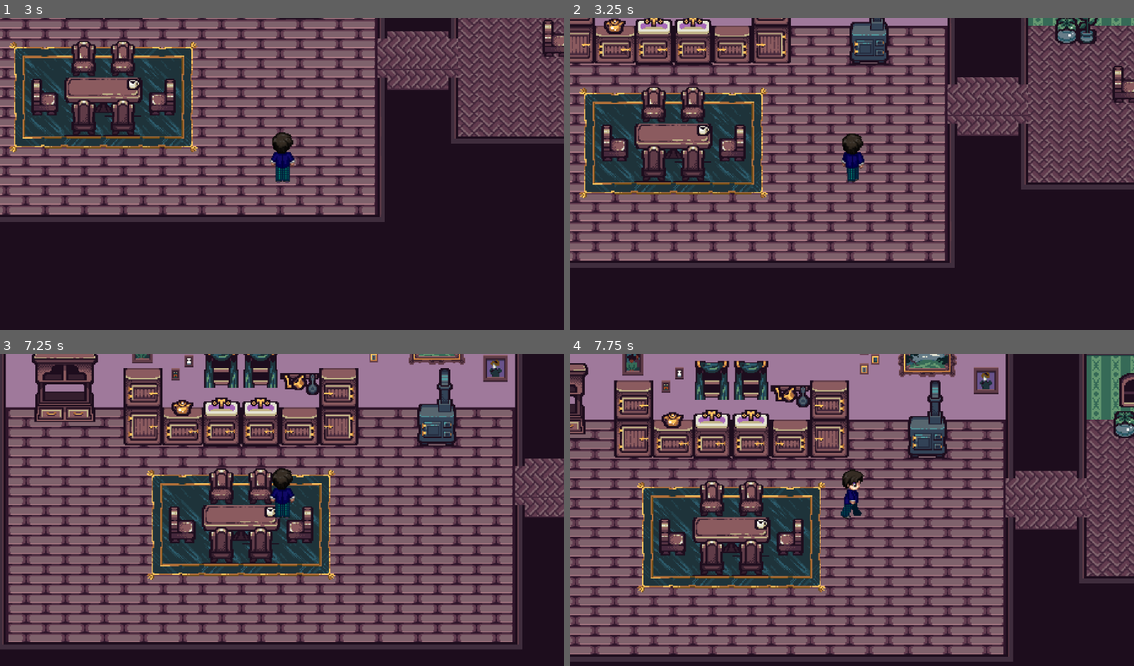
Above: before the commit, frames 1-4 (two rows, left to right).
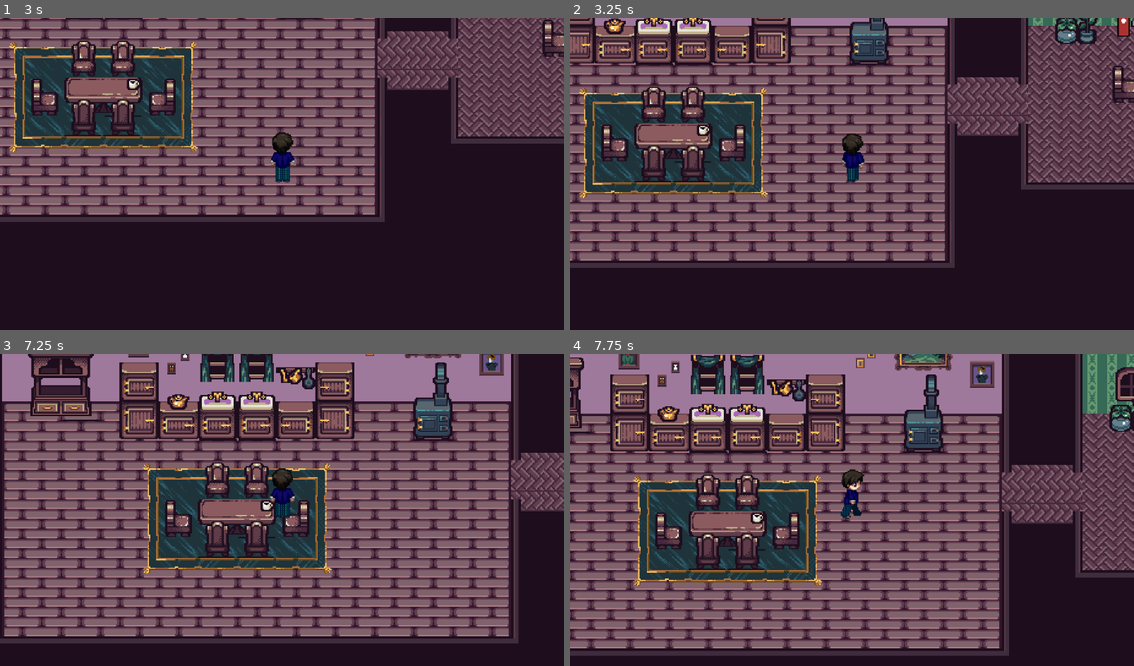
Above: after the commit, the same moments.

Repository: EvanNavel/HauntedSpouse
Game: Godot game, scene res://scenes/House/testing/test_first_floor.tscn
The game is run twice, just before and just after one commit, with the same random seed, the same clock (stepped at 60 frames per second) and the same inputs. This scene is started directly instead of the project's main scene.
Inputs (mouse positions are in pixels of both pictures, inside the frame that each line leads up to):
- Up to frame 1 (3 s): tap Enter at 0.5 s; move the mouse to (406, 161) at 0.52 s; hold D (walk_right) 0.53-1.28 s; click (406, 161) at 0.67 s; move the mouse to (169, 192) at 1.27 s; hold S (walk_down) 1.28-2.03 s; click (169, 192) at 1.42 s; move the mouse to (338, 105) at 2.02 s; hold D (walk_right) 2.03-2.78 s; click (338, 105) at 2.17 s; move the mouse to (253, 239) at 2.77 s; hold W (walk_up) from 2.78 s (still down); click (253, 239) at 2.92 s
- Up to frame 2 (3.25 s): keep holding W (walk_up)
- Up to frame 3 (7.25 s): move the mouse to (451, 559) at 3.52 s; release W (walk_up) at 3.53 s; hold A (walk_left) 3.53-5.03 s; click (451, 559) at 3.67 s; move the mouse to (112, 466) at 4.27 s; click (112, 466) at 4.42 s; move the mouse to (310, 513) at 5.02 s; hold S (walk_down) 5.03-5.78 s; click (310, 513) at 5.17 s; move the mouse to (197, 432) at 5.77 s; hold D (walk_right) 5.78-6.53 s; click (197, 432) at 5.92 s; move the mouse to (406, 497) at 6.52 s; hold W (walk_up) from 6.53 s (still down); click (406, 497) at 6.67 s
- Up to frame 4 (7.75 s): move the mouse to (739, 528) at 7.27 s; release W (walk_up) at 7.28 s; hold D (walk_right) from 7.28 s (still down); click (739, 528) at 7.42 s

Frame 1 is identical in both runs. In frame 2, 0.1% of the frame differs, in the area x 96-100%, y 0-7%; in frame 3, 62%, in the area x 0-100%, y 0-95%; in frame 4, 59%.

Commit message:
Added first minigame, needs cleanup Added collectible fire_extinguisher, need inventory manager

Diff:
--- a/hauntedspouse/scenes/House/dining_room.tscn
+++ b/hauntedspouse/scenes/House/dining_room.tscn
@@ -1,6 +1,7 @@
-[gd_scene load_steps=2 format=4 uid="uid://b5wvg146b3ihn"]
+[gd_scene load_steps=3 format=4 uid="uid://b5wvg146b3ihn"]
 
 [ext_resource type="TileSet" uid="uid://c832btw0vg02f" path="res://scenes/House/house_tile_set.tres" id="1_t2gog"]
+[ext_resource type="PackedScene" uid="uid://cuhh3dw713ck2" path="res://scenes/objects/fire_extinguisher.tscn" id="2_q6eb3"]
 
 [node name="DiningRoom" type="Node2D"]
 
@@ -29,3 +30,6 @@
 
 [node name="Doors" type="TileMapLayer" parent="."]
 tile_set = ExtResource("1_t2gog")
+
+[node name="FireExtinguisher" parent="." instance=ExtResource("2_q6eb3")]
+position = Vector2(78, -7)
--- a/hauntedspouse/scenes/House/house_tile_set.tres
+++ b/hauntedspouse/scenes/House/house_tile_set.tres
@@ -575,9 +575,13 @@
 9:10/0 = 0
 15:10/0 = 0
 16:10/0 = 0
+16:10/0/physics_layer_0/polygon_0/points = PackedVector2Array(8, 8, -8, 8, -8, -8, 8, -8)
 17:10/0 = 0
+17:10/0/physics_layer_0/polygon_0/points = PackedVector2Array(8, 8, -8, 8, -8, -8, 8, -8)
 18:10/0 = 0
+18:10/0/physics_layer_0/polygon_0/points = PackedVector2Array(8, 8, -8, 8, -8, -8, 8, -8)
 19:10/0 = 0
+19:10/0/physics_layer_0/polygon_0/points = PackedVector2Array(8, 8, -8, 8, -8, -8, 8, -8)
 20:10/0 = 0
 21:10/0 = 0
 22:10/0 = 0
@@ -621,15 +625,21 @@
 12:12/0 = 0
 13:12/0 = 0
 14:12/0 = 0
+14:12/0/physics_layer_0/polygon_0/points = PackedVector2Array(-8, 6, 5.875, 6.125, 5.625, -8, -8, -8)
 15:12/0 = 0
+15:12/0/physics_layer_0/polygon_0/points = PackedVector2Array(-8, 6, 5.875, 6.125, 5.625, -8, -8, -8)
 16:12/0 = 0
 17:12/0 = 0
 18:12/0 = 0
 19:12/0 = 0
 20:12/0 = 0
+20:12/0/physics_layer_0/polygon_0/points = PackedVector2Array(8, 8, 2.75, 8, 2.625, 0.625, 3.75, -2.375, 6, -4.875, 8, -4.75)
 21:12/0 = 0
+21:12/0/physics_layer_0/polygon_0/points = PackedVector2Array(-8, 8, 8, 8, 8, -8, -6.125, -6.75, -8, -4.5)
 22:12/0 = 0
+22:12/0/physics_layer_0/polygon_0/points = PackedVector2Array(-8, 8, 8, 8, 8, -8, -6.125, -6.75, -8, -4.5)
 23:12/0 = 0
+23:12/0/physics_layer_0/polygon_0/points = PackedVector2Array(-1.875, 8, -8, 8, -8, -5, -2.625, -1.375)
 24:12/0 = 0
 25:12/0 = 0
 2:13/0 = 0
@@ -649,17 +659,25 @@
 10:13/0 = 0
 11:13/0 = 0
 12:13/0 = 0
+12:13/0/physics_layer_0/polygon_0/points = PackedVector2Array(-8, -8, 8, -8, 8, 5.875, -8, 5.625, -8, 3.5)
 13:13/0 = 0
+13:13/0/physics_layer_0/polygon_0/points = PackedVector2Array(-8, -8, 8, -8, 8, 5.875, -8, 5.625, -8, 3.5)
 14:13/0 = 0
+14:13/0/physics_layer_0/polygon_0/points = PackedVector2Array(8, 6, -5.875, 6.125, -5.625, -8, 8, -8)
 15:13/0 = 0
+15:13/0/physics_layer_0/polygon_0/points = PackedVector2Array(-8, 6, 5.875, 6.125, 5.625, -8, -8, -8)
 16:13/0 = 0
 17:13/0 = 0
 18:13/0 = 0
 19:13/0 = 0
 20:13/0 = 0
+20:13/0/physics_layer_0/polygon_0/points = PackedVector2Array(3.375, -2, 8, -1.25, 8, -8, 3.625, -8)
 21:13/0 = 0
+21:13/0/physics_layer_0/polygon_0/points = PackedVector2Array(8, 5.875, 0.75, 5.75, 0.25, 2.875, -3.375, 0.875, -8, 0.5, -8, -8, 8, -8)
 22:13/0 = 0
+22:13/0/physics_layer_0/polygon_0/points = PackedVector2Array(-8, 5.875, -0.75, 5.75, -0.25, 2.875, 3.375, 0.875, 8, 0.5, 8, -8, -8, -8)
 23:13/0 = 0
+23:13/0/physics_layer_0/polygon_0/points = PackedVector2Array(-3.375, -2, -8, -1.25, -8, -8, -3.625, -8)
 24:13/0 = 0
 25:13/0 = 0
 2:14/0 = 0
@@ -673,15 +691,21 @@
 6:14/0 = 0
 7:14/0 = 0
 10:14/0 = 0
+10:14/0/physics_layer_0/polygon_0/points = PackedVector2Array(-3.5, 2.125, -3.75, 8, 8, 8, 8, 8, 8, -8, -1, -8, -0.75, -0.25, -1.625, -0.375)
 11:14/0 = 0
+11:14/0/physics_layer_0/polygon_0/points = PackedVector2Array(3.5, 2.125, 3.75, 8, -8, 8, -8, 8, -8, -8, 1, -8, 0.75, -0.25, 1.625, -0.375)
 12:14/0 = 0
+12:14/0/physics_layer_0/polygon_0/points = PackedVector2Array(-8, -8, 8, -8, 8, 5.875, -8, 5.625, -8, 3.5)
 13:14/0 = 0
+13:14/0/physics_layer_0/polygon_0/points = PackedVector2Array(8, -8, 8, 8, -8, 8, -8, -8)
 14:14/0 = 0
 15:14/0 = 0
 16:14/0 = 0
 17:14/0 = 0
 18:14/0 = 0
+18:14/0/physics_layer_0/polygon_0/points = PackedVector2Array(8, -8, 8, 8, -8, 8, -8, -8)
 19:14/0 = 0
+19:14/0/physics_layer_0/polygon_0/points = PackedVector2Array(-8, -8, 8, -8, 8, 5.875, -8, 5.625, -8, 3.5)
 20:14/0 = 0
 21:14/0 = 0
 22:14/0 = 0
@@ -701,21 +725,33 @@
 8:15/0 = 0
 8:15/0/physics_layer_0/polygon_0/points = PackedVector2Array(1.75, -3.75, -0.625, -5.75, -3.25, -6, -5.75, -6.125, -8, -6.125, -8, 8, 3, 8, 2.75, -0.5)
 10:15/0 = 0
+10:15/0/physics_layer_0/polygon_0/points = PackedVector2Array(-3, -8, 8, -8, 8, 3.75, -2.875, 3.875)
 11:15/0 = 0
+11:15/0/physics_layer_0/polygon_0/points = PackedVector2Array(-8, -8, 3.5, -8, 3.375, 3.5, -8, 3.5)
 12:15/0 = 0
+12:15/0/physics_layer_0/polygon_0/points = PackedVector2Array(-8, -8, 8, -8, 8, 5.875, -8, 5.625, -8, 3.5)
 13:15/0 = 0
+13:15/0/physics_layer_0/polygon_0/points = PackedVector2Array(-8, -8, 8, -8, 8, 5.875, -8, 5.625, -8, 3.5)
 14:15/0 = 0
+14:15/0/physics_layer_0/polygon_0/points = PackedVector2Array(-8, -8, 8, -8, 8, 5.875, -8, 5.625, -8, 3.5)
 15:15/0 = 0
+15:15/0/physics_layer_0/polygon_0/points = PackedVector2Array(-8, -8, 8, -8, 8, 5.875, -8, 5.625, -8, 3.5)
 16:15/0 = 0
+16:15/0/physics_layer_0/polygon_0/points = PackedVector2Array(-8, -8, 8, -8, 8, 5.875, -8, 5.625, -8, 3.5)
 17:15/0 = 0
+17:15/0/physics_layer_0/polygon_0/points = PackedVector2Array(-8, -8, 8, -8, 8, 5.875, -8, 5.625, -8, 3.5)
 18:15/0 = 0
+18:15/0/physics_layer_0/polygon_0/points = PackedVector2Array(-8, -8, 8, -8, 8, 5.875, -8, 5.625, -8, 3.5)
 19:15/0 = 0
+19:15/0/physics_layer_0/polygon_0/points = PackedVector2Array(-8, -8, 8, -8, 8, 5.875, -8, 5.625, -8, 3.5)
 20:15/0 = 0
 21:15/0 = 0
 22:15/0 = 0
 23:15/0 = 0
 24:15/0 = 0
+24:15/0/physics_layer_0/polygon_0/points = PackedVector2Array(-0.875, 5.75, 1.25, 6.375, 8, 6.625, 8, 3, 8, -1.875, 5.125, -2, 1.875, -1.5, -1.375, 0.875)
 25:15/0 = 0
+25:15/0/physics_layer_0/polygon_0/points = PackedVector2Array(-8, -2.25, -3, -2.125, -0.25, 0, -0.375, 5.375, -3.625, 6.5, -8, 6.375)
 2:16/0 = 0
 2:16/0/physics_layer_0/polygon_0/points = PackedVector2Array(-8, -8, -8, -5, -5.875, -1.75, -5, 2.375, -5.25, 6.125, -0.75, 6.25, 8, 6, 8, -8)
 3:16/0 = 0
@@ -783,9 +819,13 @@
 12:20/0 = 0
 13:20/0 = 0
 16:20/0 = 0
+16:20/0/physics_layer_0/polygon_0/points = PackedVector2Array(-4.625, -8, -4.625, 8, 8, 8, 8, -8)
 17:20/0 = 0
+17:20/0/physics_layer_0/polygon_0/points = PackedVector2Array(-8, -8, -8, 8, 8, 8, 8, -8)
 18:20/0 = 0
+18:20/0/physics_layer_0/polygon_0/points = PackedVector2Array(-8, -8, -8, 8, 8, 8, 8, -8)
 19:20/0 = 0
+19:20/0/physics_layer_0/polygon_0/points = PackedVector2Array(4.625, -8, 4.625, 8, -8, 8, -8, -8)
 20:20/0 = 0
 21:20/0 = 0
 22:20/0 = 0
@@ -805,9 +845,13 @@
 12:21/0 = 0
 13:21/0 = 0
 16:21/0 = 0
+16:21/0/physics_layer_0/polygon_0/points = PackedVector2Array(8, -8, -4.875, -8, -4.875, 5.875, 8, 5.625, 8, 3.5)
 17:21/0 = 0
+17:21/0/physics_layer_0/polygon_0/points = PackedVector2Array(-8, -8, 8, -8, 8, 5.875, -8, 5.625, -8, 3.5)
 18:21/0 = 0
+18:21/0/physics_layer_0/polygon_0/points = PackedVector2Array(-8, -8, 8, -8, 8, 5.875, -8, 5.625, -8, 3.5)
 19:21/0 = 0
+19:21/0/physics_layer_0/polygon_0/points = PackedVector2Array(-8, -8, 4.875, -8, 4.875, 5.875, -8, 5.625, -8, 3.5)
 20:21/0 = 0
 21:21/0 = 0
 22:21/0 = 0
@@ -867,6 +911,7 @@
 12:24/0 = 0
 13:24/0 = 0
 14:24/0 = 0
+14:24/0/physics_layer_0/polygon_0/points = PackedVector2Array(-3.375, 8, 4.875, 8, 5.875, -0.375, 3.625, -8, -3.125, -8)
 15:24/0 = 0
 18:24/0 = 0
 19:24/0 = 0
@@ -879,7 +924,9 @@
 23:24/0 = 0
 23:24/0/physics_layer_0/polygon_0/points = PackedVector2Array(-8, -8, -8, 8, 8, 8, 8, -8)
 24:24/0 = 0
+24:24/0/physics_layer_0/polygon_0/points = PackedVector2Array(8, -3.25, 8, 8, -2.375, 8, -2.375, -2.875)
 25:24/0 = 0
+25:24/0/physics_layer_0/polygon_0/points = PackedVector2Array(-4.375, 8, -0.75, 8, 3.875, 8, 4, 2.875, 4, -1.75, -1.125, -1.625, -8, -1.625, -8, 8)
 2:25/0 = 0
 3:25/0 = 0
 4:25/0 = 0
@@ -889,7 +936,9 @@
 12:25/0 = 0
 13:25/0 = 0
 14:25/0 = 0
+14:25/0/physics_layer_0/polygon_0/points = PackedVector2Array(-3.375, 8, 4.25, 8, 4, 2.875, 8, 2.625, 3.875, -0.25, 3.625, -8, -3.125, -8)
 15:25/0 = 0
+15:25/0/physics_layer_0/polygon_0/points = PackedVector2Array(-4.5, 3, -2.625, 6.75, 3.375, 6.75, 4, 2.875, 3.875, -0.25, -0.625, 1.5, -8, -1.75, -8, 2.625)
 18:25/0 = 0
 19:25/0 = 0
 20:25/0 = 0
@@ -901,7 +950,9 @@
 23:25/0 = 0
 23:25/0/physics_layer_0/polygon_0/points = PackedVector2Array(-8, -8, -8, 8, 8, 8, 8, -8)
 24:25/0 = 0
+24:25/0/physics_layer_0/polygon_0/points = PackedVector2Array(-4.625, -8, -4.625, 6.5, 8, 5, 8, -8)
 25:25/0 = 0
+25:25/0/physics_layer_0/polygon_0/points = PackedVector2Array(-4.5, 4.25, 0.25, 4.125, 4, 6.125, 4, 2.875, 3.25, -8, -0.5, -8, -8, -8, -8, 4.375)
 2:26/0 = 0
 3:26/0 = 0
 4:26/0 = 0
@@ -951,6 +1002,7 @@
 16:24/0 = 0
 18:16/size_in_atlas = Vector2i(2, 2)
 18:16/0 = 0
+18:16/0/physics_layer_0/polygon_0/points = PackedVector2Array(-12.75, 0.75, -12.625, 12.5, 12.375, 12.375, 12.875, 0.75)
 22:4/0 = 0
 23:4/0 = 0
 23:5/0 = 0
@@ -962,19 +1014,27 @@
 20:16/0 = 0
 20:17/0 = 0
 20:18/0 = 0
+20:18/0/physics_layer_0/polygon_0/points = PackedVector2Array(8, -8, 8, 8, -3, 8, -2.875, -8)
 20:19/0 = 0
+20:19/0/physics_layer_0/polygon_0/points = PackedVector2Array(8, -8, 8, 5.5, 3.125, 0.5, -6.75, 0, -6.875, -3.75, -2.625, -8)
 21:16/0 = 0
 21:17/0 = 0
 21:18/0 = 0
+21:18/0/physics_layer_0/polygon_0/points = PackedVector2Array(-8, -8, -8, 8, 8, 8, 8, -8)
 21:19/0 = 0
+21:19/0/physics_layer_0/polygon_0/points = PackedVector2Array(-8, -6.5, -8, 5.5, 8, 5.625, 8, -6.25)
 22:16/0 = 0
 22:17/0 = 0
 22:18/0 = 0
+22:18/0/physics_layer_0/polygon_0/points = PackedVector2Array(-8, -8, -8, 8, 8, 8, 8, -8)
 22:19/0 = 0
+22:19/0/physics_layer_0/polygon_0/points = PackedVector2Array(-8, -6.5, -8, 5.5, 8, 5.625, 8, -6.25)
 23:16/0 = 0
 23:17/0 = 0
 23:18/0 = 0
+23:18/0/physics_layer_0/polygon_0/points = PackedVector2Array(8, -8, 8, 8, -3, 8, -2.875, -8)
 23:19/0 = 0
+23:19/0/physics_layer_0/polygon_0/points = PackedVector2Array(-8, -8, -8, 5.5, -3.125, 0.5, 6.75, 0, 6.875, -3.75, 2.625, -8)
 
 [resource]
 physics_layer_0/collision_layer = 1
--- /dev/null
+++ b/hauntedspouse/scenes/House/kitchen.gd
@@ -0,0 +1,32 @@
+extends Node2D
+
+@onready var sink_area: Area2D = $SinkArea
+@onready var clean_dishes: Window = %CleanDishes
+
+var dishes_clean: bool = false
+var tasks_done: int = 0
+var tasks_total: int = 1
+var sink_being_freed: bool = false
+# Called when the node enters the scene tree for the first time.
+func _ready() -> void:
+	clean_dishes.visible = false
+
+
+# Called every frame. 'delta' is the elapsed time since the previous frame.
+func _process(delta: float) -> void:
+	if not sink_being_freed:
+		if clean_dishes not in get_children():
+			sink_being_freed = true
+			sink_area.queue_free()
+			tasks_done += 1
+			print("Tasks Done: " + str(tasks_done))
+
+
+func _on_sink_area_body_entered(body: CharacterBody2D) -> void:
+	if not dishes_clean:
+		clean_dishes.visible = true
+
+func _on_sink_area_body_exited(body: Node2D) -> void:
+	if sink_being_freed:
+		return
+	clean_dishes.visible = false
--- a/hauntedspouse/scenes/House/kitchen.tscn
+++ b/hauntedspouse/scenes/House/kitchen.tscn
@@ -1,8 +1,14 @@
-[gd_scene load_steps=2 format=4 uid="uid://bxj06uu3pxl4g"]
+[gd_scene load_steps=5 format=4 uid="uid://bxj06uu3pxl4g"]
 
 [ext_resource type="TileSet" uid="uid://c832btw0vg02f" path="res://scenes/House/house_tile_set.tres" id="1_6rwmx"]
+[ext_resource type="Script" path="res://scenes/House/kitchen.gd" id="1_ojve4"]
+[ext_resource type="PackedScene" uid="uid://c8nfypojvlh3e" path="res://scenes/minigames/clean_dishes.tscn" id="2_r2acj"]
+
+[sub_resource type="RectangleShape2D" id="RectangleShape2D_pnoyt"]
+size = Vector2(64, 66)
 
 [node name="Kitchen" type="Node2D"]
+script = ExtResource("1_ojve4")
 
 [node name="Floor" type="TileMapLayer" parent="."]
 tile_map_data = PackedByteArray("AAAAAAAAAAAAAAIAAAABAAAAAAABAAIAAAACAAAAAAACAAIAAAADAAAAAAADAAIAAAAEAAAAAAAEAAIAAAAFAA …(4912 unchanged characters)…
@@ -30,3 +36,16 @@
 
 [node name="Doors" type="TileMapLayer" parent="."]
 tile_set = ExtResource("1_6rwmx")
+
+[node name="CleanDishes" parent="." instance=ExtResource("2_r2acj")]
+unique_name_in_owner = true
+
+[node name="SinkArea" type="Area2D" parent="."]
+collision_layer = 2
+
+[node name="CollisionShape2D" type="CollisionShape2D" parent="SinkArea"]
+position = Vector2(193, 23)
+shape = SubResource("RectangleShape2D_pnoyt")
+
+[connection signal="body_entered" from="SinkArea" to="." method="_on_sink_area_body_entered"]
+[connection signal="body_exited" from="SinkArea" to="." method="_on_sink_area_body_exited"]
--- /dev/null
+++ b/hauntedspouse/scenes/components/collectible_component.gd
@@ -0,0 +1,11 @@
+class_name CollectibleComponent
+extends Area2D
+
+@export var collectible_name: String
+
+
+
+func _on_body_entered(body: Node2D) -> void:
+	if body is Player:
+		print("collected: " + collectible_name)
+		get_parent().queue_free()
--- /dev/null
+++ b/hauntedspouse/scenes/components/collectible_component.tscn
@@ -0,0 +1,8 @@
+[gd_scene load_steps=2 format=3 uid="uid://ysotjh8vegfv"]
+
+[ext_resource type="Script" path="res://scenes/components/collectible_component.gd" id="1_fsfjy"]
+
+[node name="CollectibleComponent" type="Area2D"]
+script = ExtResource("1_fsfjy")
+
+[connection signal="body_entered" from="." to="." method="_on_body_entered"]
--- /dev/null
+++ b/hauntedspouse/scenes/minigames/clean_dishes.gd
@@ -0,0 +1,21 @@
+extends Window
+
+@onready var margin_container: MarginContainer = $MarginContainer
+
+var sprite_count: int = 0
+# Called when the node enters the scene tree for the first time.
+func _ready() -> void:
+	pass
+
+# Called every frame. 'delta' is the elapsed time since the previous frame.
+func _process(delta: float) -> void:
+	sprite_count = get_sprite_count()
+	if sprite_count == 0:
+		queue_free()
+
+func get_sprite_count() -> int:
+	var num_sprites: int = 0
+	for child in margin_container.get_children():
+		if child is Sprite2D:
+			num_sprites += 1
+	return num_sprites
--- /dev/null
+++ b/hauntedspouse/scenes/minigames/clean_dishes.tscn
@@ -0,0 +1,42 @@
+[gd_scene load_steps=5 format=3 uid="uid://c8nfypojvlh3e"]
+
+[ext_resource type="Texture2D" uid="uid://kxeekynmt88i" path="res://assets/acursedpixel_interioroddities_assetpack_v2/acursedpixel_interioroddities_objects.png" id="1_0n6py"]
+[ext_resource type="Script" path="res://scenes/minigames/clean_dishes.gd" id="1_6ip3b"]
+[ext_resource type="PackedScene" uid="uid://gpalqn764q6c" path="res://scenes/minigames/plate.tscn" id="3_sahu2"]
+
+[sub_resource type="AtlasTexture" id="AtlasTexture_e3xdu"]
+atlas = ExtResource("1_0n6py")
+region = Rect2(192, 184, 32, 24)
+
+[node name="CleanDishes" type="Window"]
+handle_input_locally = false
+canvas_item_default_texture_filter = 0
+physics_object_picking = true
+gui_embed_subwindows = true
+initial_position = 1
+size = Vector2i(500, 300)
+script = ExtResource("1_6ip3b")
+
+[node name="MarginContainer" type="MarginContainer" parent="."]
+custom_minimum_size = Vector2(500, 300)
+offset_right = 40.0
+offset_bottom = 40.0
+
+[node name="ColorRect" type="ColorRect" parent="MarginContainer"]
+layout_mode = 2
+color = Color(0.113725, 0.0509804, 0.113725, 1)
+
+[node name="TextureRect" type="TextureRect" parent="MarginContainer"]
+custom_minimum_size = Vector2(300, 200)
+layout_mode = 2
+size_flags_horizontal = 4
+size_flags_vertical = 8
+texture = SubResource("AtlasTexture_e3xdu")
+
+[node name="Plate" parent="MarginContainer" instance=ExtResource("3_sahu2")]
+
+[node name="Plate2" parent="MarginContainer" instance=ExtResource("3_sahu2")]
+position = Vector2(277, 200)
+
+[node name="Plate3" parent="MarginContainer" instance=ExtResource("3_sahu2")]
+position = Vector2(377, 77)
--- /dev/null
+++ b/hauntedspouse/scenes/minigames/plate.tscn
@@ -0,0 +1,28 @@
+[gd_scene load_steps=5 format=3 uid="uid://gpalqn764q6c"]
+
+[ext_resource type="Texture2D" uid="uid://cf0fmqyjgbeix" path="res://assets/test_plate.png" id="1_hp7c1"]
+[ext_resource type="Script" path="res://scenes/minigames/plate_area.gd" id="2_naxs6"]
+
+[sub_resource type="AtlasTexture" id="AtlasTexture_4qrl2"]
+atlas = ExtResource("1_hp7c1")
+
+[sub_resource type="CircleShape2D" id="CircleShape2D_86son"]
+radius = 65.123
+
+[node name="Plate" type="Sprite2D"]
+position = Vector2(77, 73)
+texture = SubResource("AtlasTexture_4qrl2")
+
+[node name="Plate_area" type="Area2D" parent="."]
+collision_layer = 4
+collision_mask = 4
+script = ExtResource("2_naxs6")
+
+[node name="CollisionShape2D" type="CollisionShape2D" parent="Plate_area"]
+shape = SubResource("CircleShape2D_86son")
+
+[node name="cooldown" type="Timer" parent="."]
+one_shot = true
+
+[connection signal="mouse_entered" from="Plate_area" to="Plate_area" method="_on_mouse_entered"]
+[connection signal="mouse_exited" from="Plate_area" to="Plate_area" method="_on_mouse_exited"]
--- /dev/null
+++ b/hauntedspouse/scenes/minigames/plate_area.gd
@@ -0,0 +1,30 @@
+extends Area2D
+
+var mouse_in_area: bool = false
+var mouse_moving: bool = false
+var count = 0
+@onready var collision_shape_2d: CollisionShape2D = $CollisionShape2D
+@onready var cooldown: Timer = $"../cooldown"
+@onready var plate: Sprite2D = $".."
+
+func _process(delta: float) -> void:
+	if count == 3:
+		plate.queue_free()
+
+	if mouse_in_area and Input.is_mouse_button_pressed(MOUSE_BUTTON_LEFT) and cooldown.is_stopped():
+		if mouse_moving:
+			count += 1
+			print(count)
+			cooldown.start()
+
+func _on_mouse_entered() -> void:
+	mouse_in_area = true
+	print("mouse entered")
+
+func _on_mouse_exited() -> void:
+	mouse_in_area = false
+	mouse_moving = false
+
+func _input(event):
+	if event is InputEventMouseMotion:
+		mouse_moving = true
--- /dev/null
+++ b/hauntedspouse/scenes/objects/fire_extinguisher.tscn
@@ -0,0 +1,17 @@
+[gd_scene load_steps=4 format=3 uid="uid://cuhh3dw713ck2"]
+
+[ext_resource type="Texture2D" uid="uid://djchyerkjv00" path="res://assets/test_fire_extinguisher.png" id="1_g7l4y"]
+[ext_resource type="PackedScene" uid="uid://ysotjh8vegfv" path="res://scenes/components/collectible_component.tscn" id="2_1wrqr"]
+
+[sub_resource type="CircleShape2D" id="CircleShape2D_sham0"]
+radius = 12.0
+
+[node name="FireExtinguisher" type="Sprite2D"]
+texture = ExtResource("1_g7l4y")
+
+[node name="CollectibleComponent" parent="." instance=ExtResource("2_1wrqr")]
+collectible_name = "FireExtinguisher"
+
+[node name="CollisionShape2D" type="CollisionShape2D" parent="CollectibleComponent"]
+position = Vector2(0, 6)
+shape = SubResource("CircleShape2D_sham0")
--- a/hauntedspouse/scenes/player.gd
+++ b/hauntedspouse/scenes/player.gd
@@ -1,3 +1,4 @@
+class_name Player
 extends CharacterBody2D
 
 @onready var animated_sprite_2d: AnimatedSprite2D = $AnimatedSprite2D
@@ -5,6 +6,9 @@
 const SPEED = 150.0
 
 var direction: Vector2
+
+func _ready() -> void:
+	pass
 
 func _physics_process(delta: float) -> void:
 	# Get the input direction and handle the movement/deceleration.
Binary file added: hauntedspouse/assets/test_fire_extinguisher.png
Not shown, added: hauntedspouse/assets/test_fire_extinguisher.png.import
Binary file added: hauntedspouse/assets/test_plate.aseprite
Binary file added: hauntedspouse/assets/test_plate.png
Not shown, added: hauntedspouse/assets/test_plate.png.import
